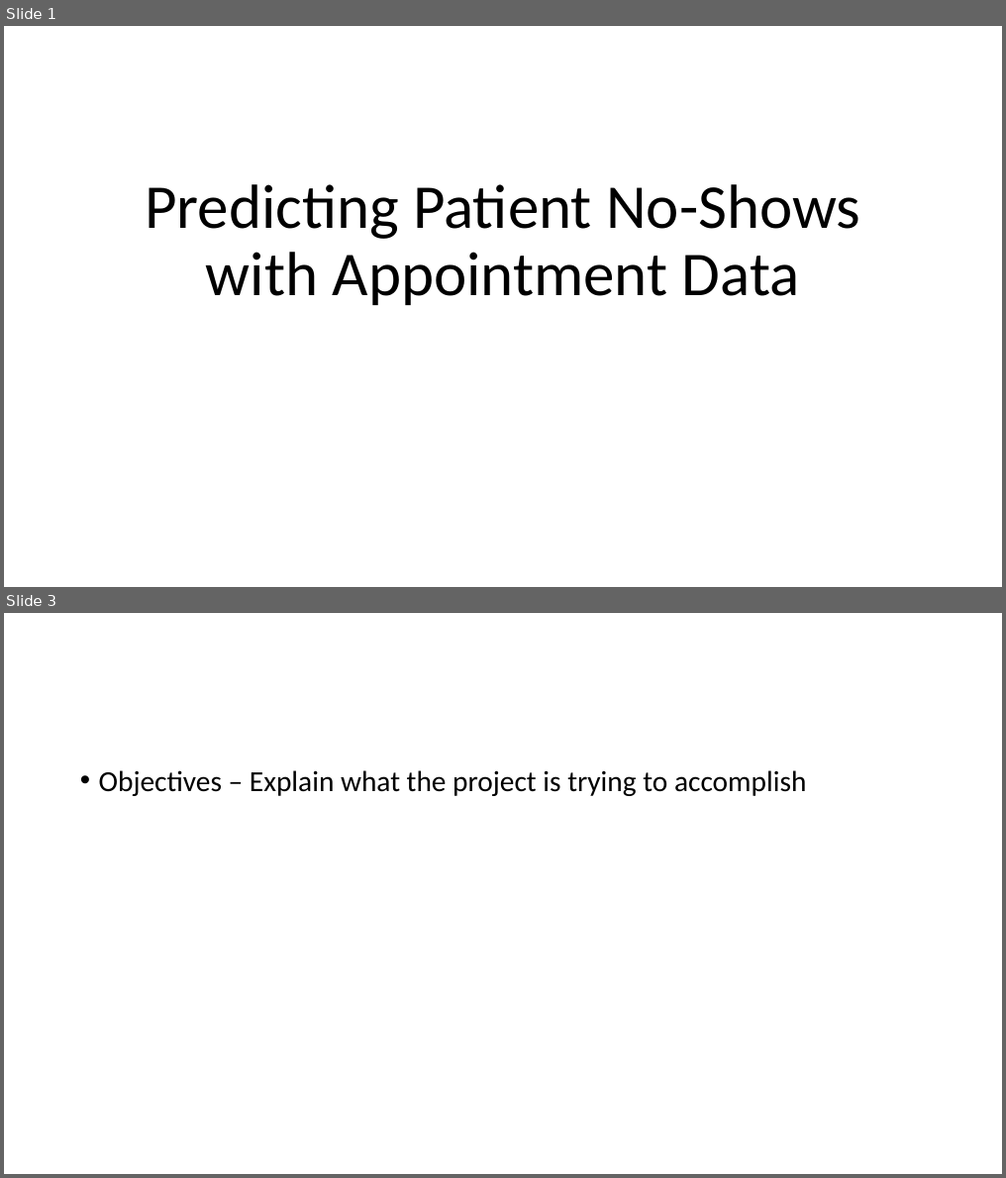
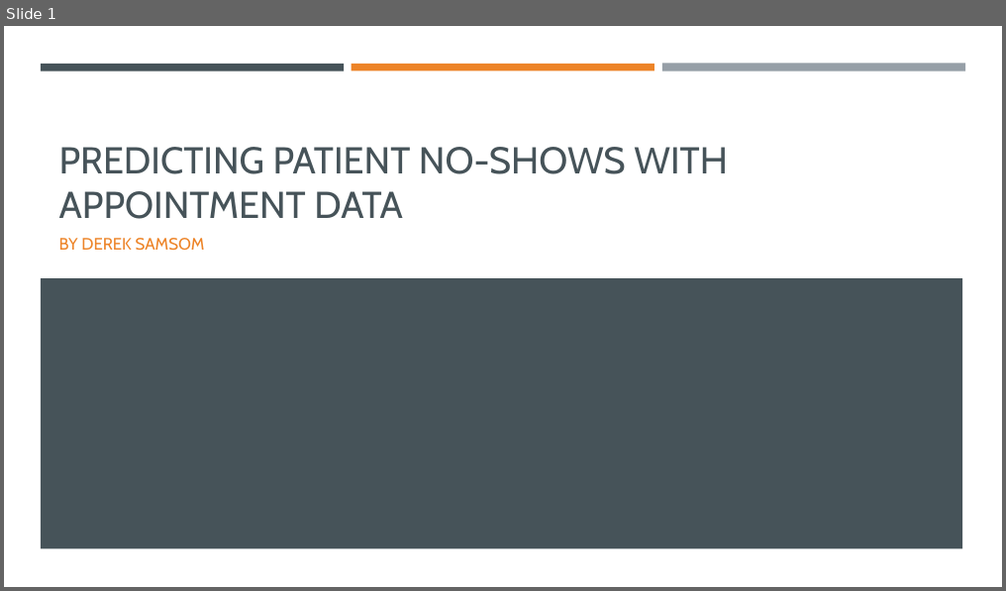
Before and after one commit to DerekSamsom/Capstone, a slide deck: Appointments_Presentation.pptx. Shown one above the other, each under a label of ours: slides 1 and 3 before the commit, slide 1 after it; the slides between them are not shown. The pictures are 1006x1178 and 1006x591 pixels, drawn with LibreOffice and Linux fonts; fonts in the diff are those of the drawing. Boxes give left, top, right and bottom in pixels: in the first picture for what was removed or moved away, otherwise in the second. Text is boxed around its words. In the diff, an @@ line names an element or a change of style, - is before the commit and + after.

Commit message:
Adding Final Draft of Appointment Capstone report and slide deck

```diff
--- a/Appointments_Presentation.pptx
+++ b/Appointments_Presentation.pptx
@@ slide 3 removed at bbox=[4, 613, 1002, 1174], background #FFFFFF @@
@@ text removed at bbox=[99, 770, 806, 796] @@
-• Objectives – Explain what the project is trying to accomplish
@@ slide 1 changed as well @@
@@ rectangle added at bbox=[41, 64, 344, 71], fill #465359 @@
@@ rectangle added at bbox=[351, 64, 654, 71], fill #ED8428 @@
@@ rectangle added at bbox=[662, 64, 965, 72], fill #969FA7 @@
@@ title at bbox=[59, 147, 728, 219]: text changed; size 60 to 36 pt; font Calibri to Cabin; text colour #000000 to #465359 @@
-Predicting Patient No-Shows with Appointment Data
+PREDICTING PATIENT NO-SHOWS WITH APPOINTMENT DATA
@@ subtitle added at bbox=[59, 238, 205, 251], 16 pt, text #ED8428 @@
+BY DEREK SAMSOM
@@ rectangle added at bbox=[41, 278, 963, 549], fill #465359 @@
```
Also in this commit, not shown: 4 other slides changed, 6 slides added, 5 other slides removed, 2 other files.
